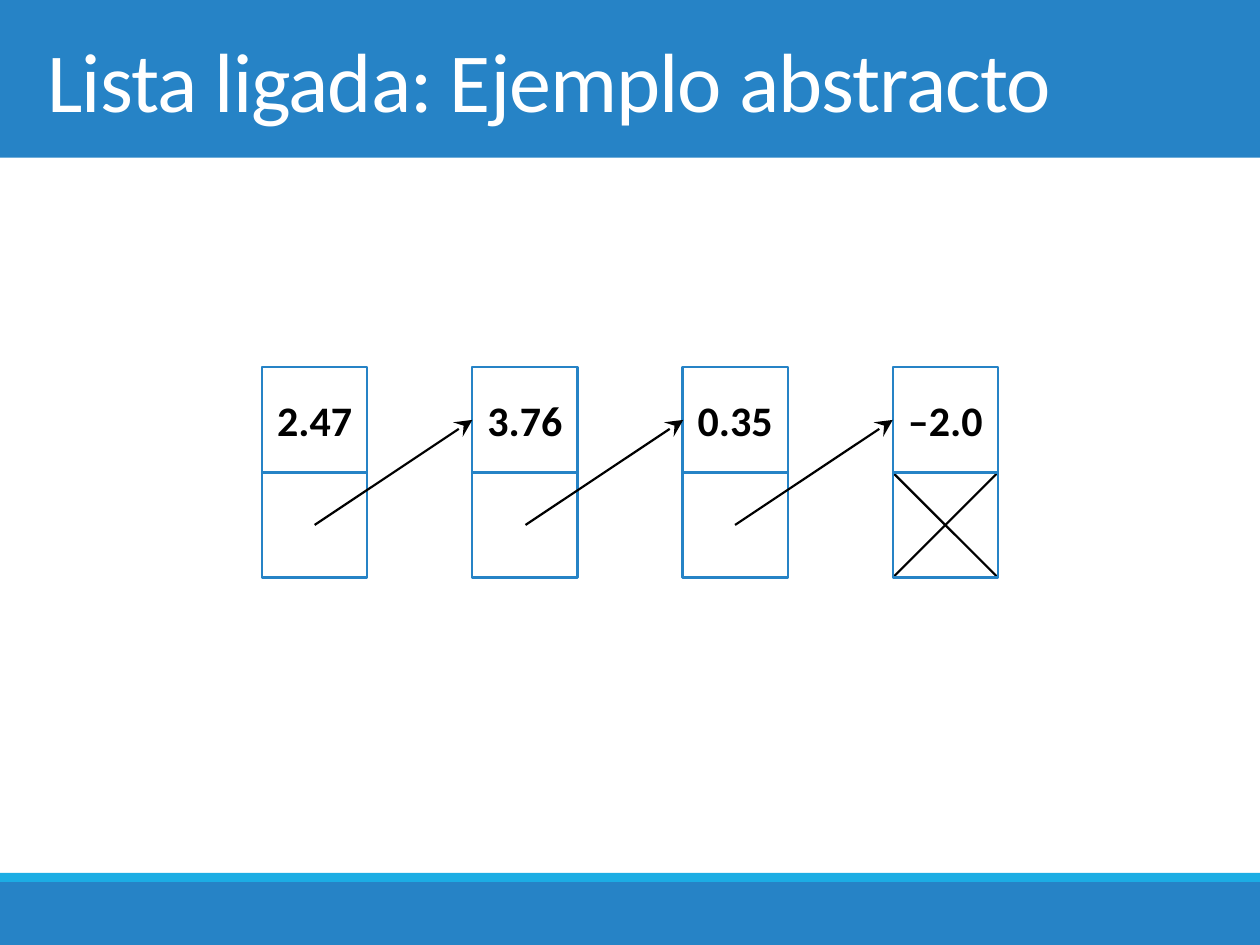
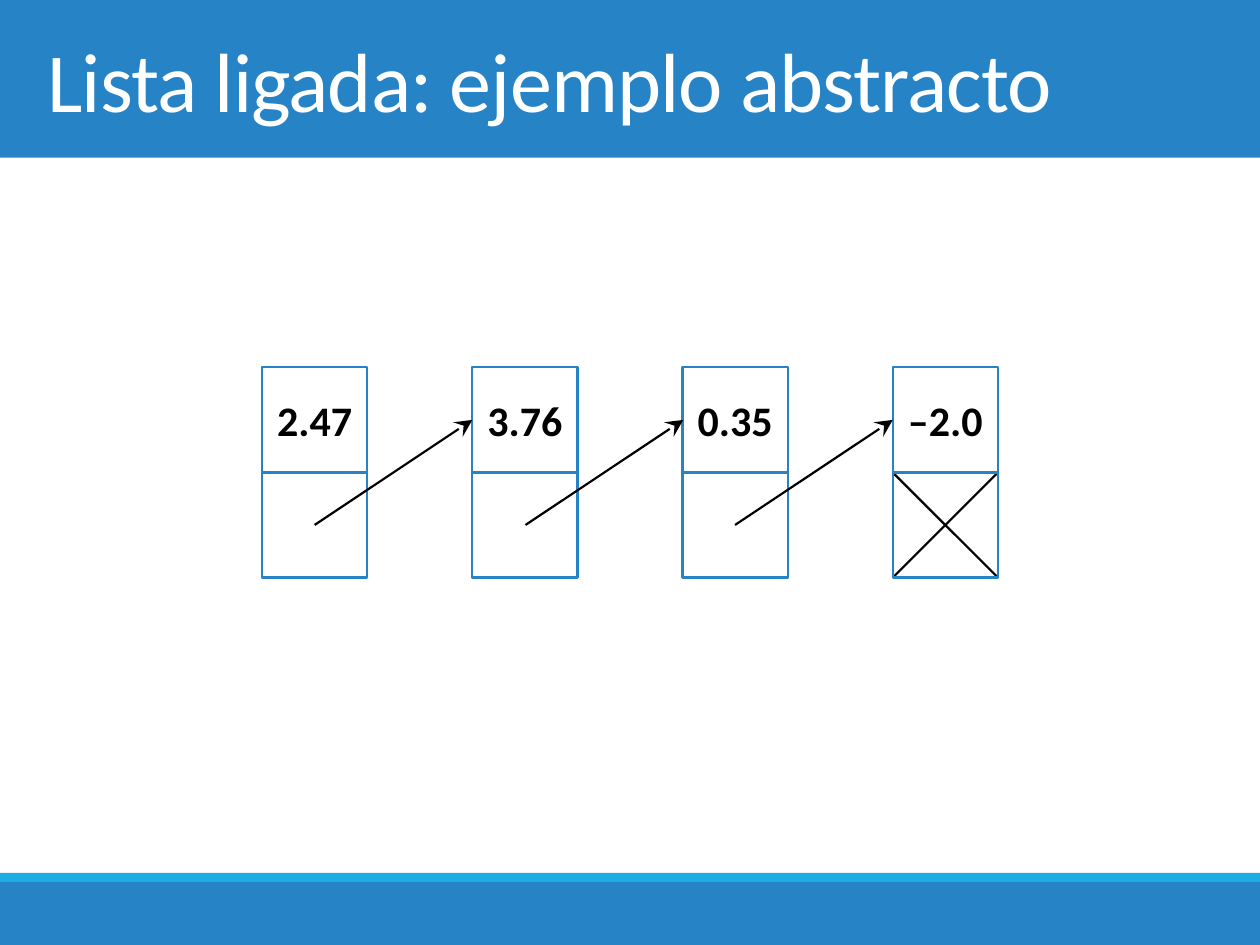
Before and after one commit to chris-carstens/2020-2, a slide deck: slide 40 of Clases/00 - Introducción al curso/00. Introducción al curso.pptx (slide 39 before the commit). Drawn at 1260x945 pixels with LibreOffice and Linux fonts; fonts in the diff are those of the drawing. Boxes give left, top, right and bottom in pixels: in the first picture for what was removed or moved away, otherwise in the second. Text is boxed around its words. In the diff, an @@ line names an element or a change of style, - is before the commit and + after.

```diff
--- a/Clases/00 - Introducción al curso/00. Introducción al curso.pptx
+++ b/Clases/00 - Introducción al curso/00. Introducción al curso.pptx
@@ title at (x1=47, y1=53, x2=1052, y2=127): text changed @@
-Lista ligada: Ejemplo abstracto
+Lista ligada: ejemplo abstracto
```
Also in this commit, not shown: 5 other slides changed, 1 slide added, 3 other files.
